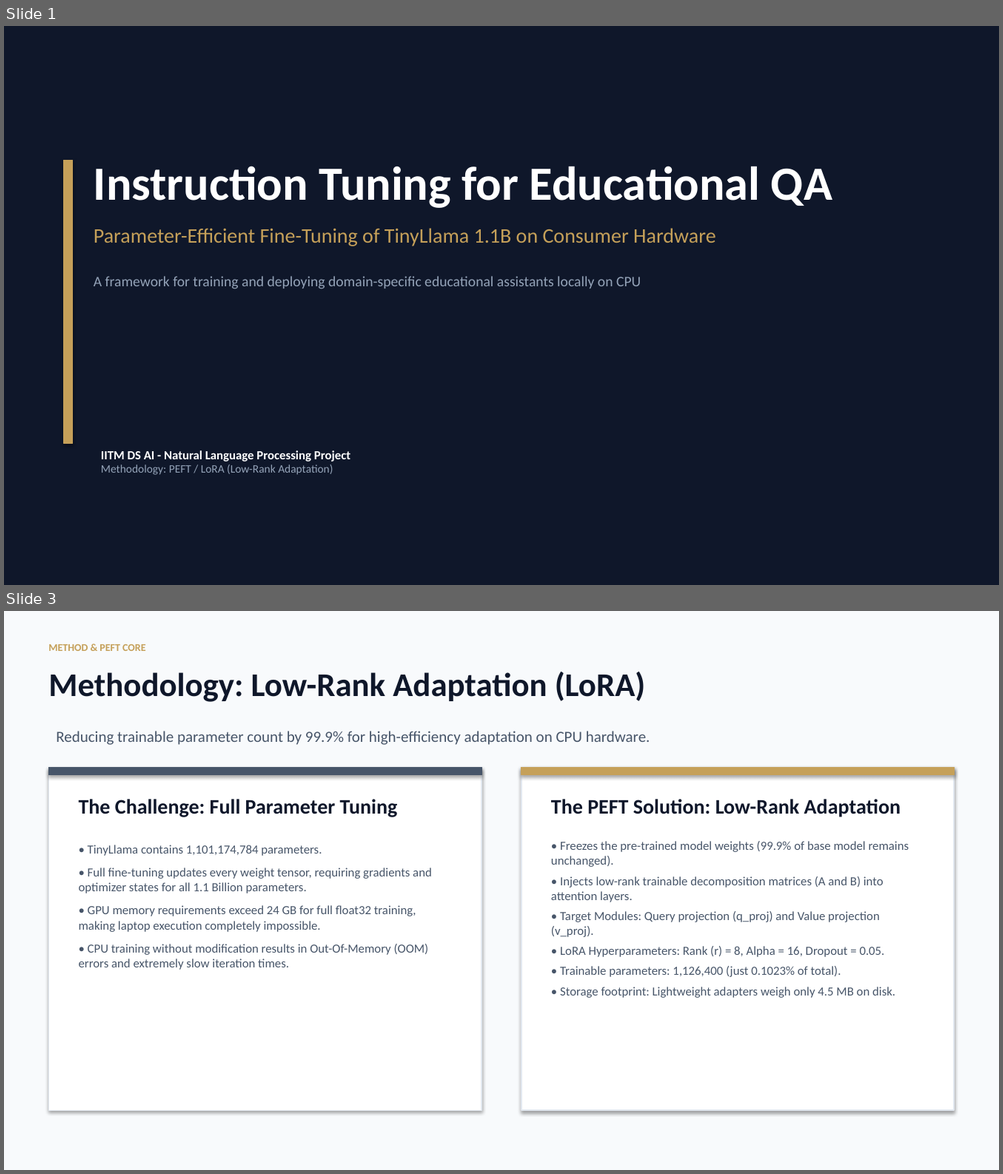
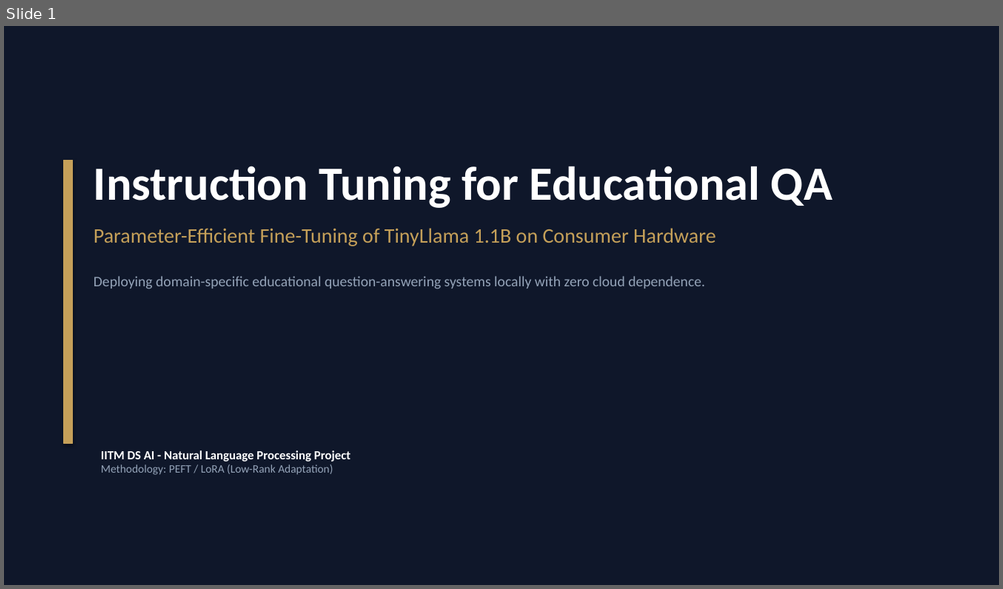
Before and after one commit to deweshai-star/Instruction-Tuning-for-Educational-QA, a slide deck: Instruction Tuning for Educational QA.pptx. Shown one above the other, each under a label of ours: slides 1 and 3 before the commit, slide 1 after it; the slides between them are not shown. The pictures are 1003x1174 and 1003x589 pixels, drawn with LibreOffice and Linux fonts; fonts in the diff are those of the drawing. Boxes give left, top, right and bottom in pixels: in the first picture for what was removed or moved away, otherwise in the second. Text is boxed around its words. In the diff, an @@ line names an element or a change of style, - is before the commit and + after.

```diff
--- a/Instruction Tuning for Educational QA.pptx
+++ b/Instruction Tuning for Educational QA.pptx
@@ slide 3 removed at [4, 611, 999, 1170], background #F8FAFC @@
@@ text removed at [48, 644, 145, 651] @@
-METHOD & PEFT CORE
@@ text removed at [48, 672, 646, 702] @@
-Methodology: Low-Rank Adaptation (LoRA)
@@ text removed at [56, 731, 650, 745] @@
-Reducing trainable parameter count by 99.9% for high-efficiency adaptation on CPU hardware.
@@ rectangle removed at [48, 768, 481, 1111] @@
@@ rectangle removed at [48, 768, 481, 775] @@
@@ rectangle removed at [521, 768, 954, 1111] @@
@@ rectangle removed at [521, 768, 954, 775] @@
@@ text removed at [79, 799, 432, 970] @@
-The Challenge: Full Parameter Tuning
-• TinyLlama contains 1,101,174,784 parameters.
-• Full fine-tuning updates every weight tensor, requiring gradients and optimizer states for all 1.1 Billion parameters.
-• GPU memory requirements exceed 24 GB for full float32 training, making laptop execution completely impossible.
-• CPU training without modification results in Out-Of-Memory (OOM) errors and extremely slow iteration times.
@@ text removed at [551, 799, 909, 998] @@
-The PEFT Solution: Low-Rank Adaptation
-• Freezes the pre-trained model weights (99.9% of base model remains unchanged).
-• Injects low-rank trainable decomposition matrices (A and B) into attention layers.
-• Target Modules: Query projection (q_proj) and Value projection (v_proj).
-• LoRA Hyperparameters: Rank (r) = 8, Alpha = 16, Dropout = 0.05.
-• Trainable parameters: 1,126,400 (just 0.1023% of total).
-• Storage footprint: Lightweight adapters weigh only 4.5 MB on disk.
@@ slide 1 changed as well @@
@@ text at [94, 276, 705, 289]: text changed @@
-A framework for training and deploying domain-specific educational assistants locally on CPU
+Deploying domain-specific educational question-answering systems locally with zero cloud dependence.
```
Also in this commit, not shown: 1 other slide changed, 6 slides added, 2 other slides removed, 2 other files.
